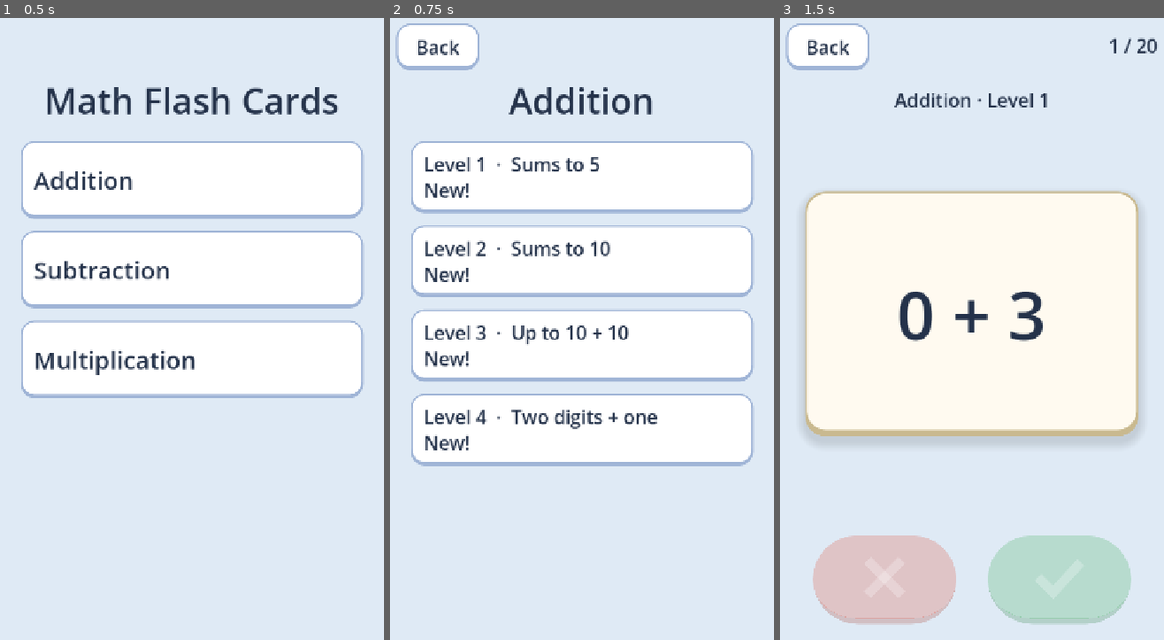
Above: before the commit, frames 1-3 (left to right).
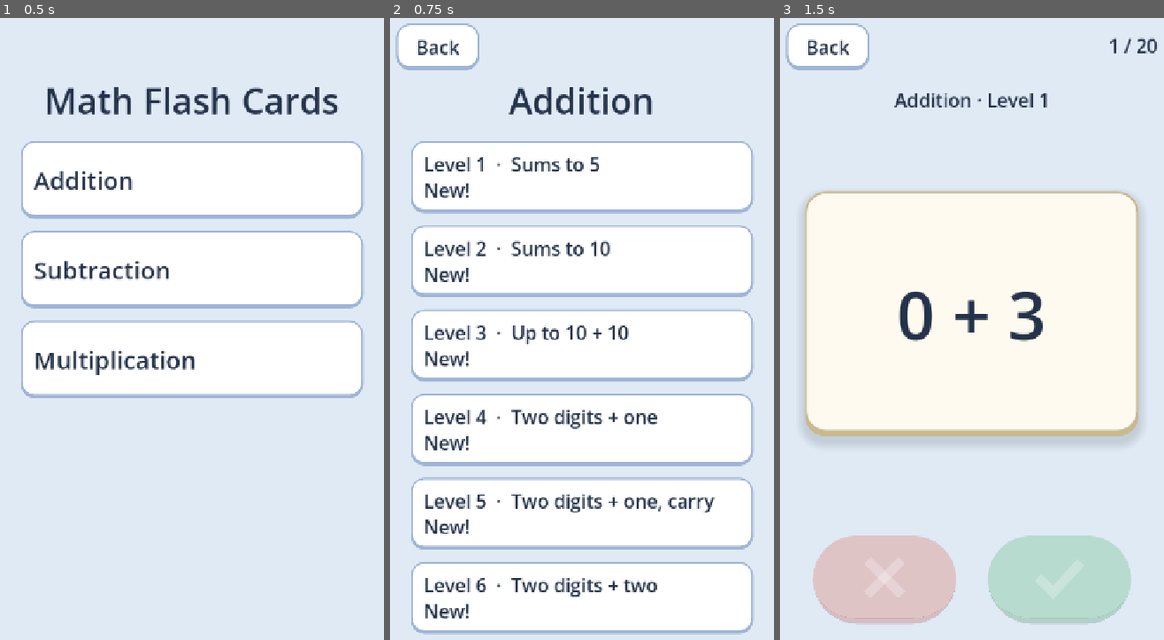
Above: after the commit, the same moments.

Repository: rotarydialer/math-flash
Game: Godot game, scene res://scenes/Main.tscn
The game is run twice, just before and just after one commit, with the same random seed, the same clock (stepped at 60 frames per second) and the same inputs.
Inputs:
- Up to frame 1 (0.5 s): no input
- Up to frame 2 (0.75 s): click "Addition" at 0.5 s
- Up to frame 3 (1.5 s): click "Level 1 · Sums to 5 New!" at 1.25 s

Frame 1 is identical in both runs. In frame 2, 20% of the frame differs, in the area x 5-95%, y 73-100%; in frame 3, nothing differs.

Commit message:
feat: more addition

Diff:
--- a/data/categories.gd
+++ b/data/categories.gd
@@ -8,6 +8,7 @@
 ##   a, b          inclusive [lo, hi] range for each operand
 ##   max_result    drop facts whose answer is above this
 ##   no_regroup    drop facts that need carrying or borrowing in any column
+##   regroup_only  keep only facts that need carrying or borrowing
 ##   both_orders   also deal each fact the other way round (b op a), for times tables
 ##   hint          short range description shown under the level name
 ## Facts with a negative answer are always dropped, so subtraction ranges can be written loosely.
@@ -23,6 +24,8 @@
 			{"hint": "Sums to 10", "a": [0, 10], "b": [0, 10], "max_result": 10},
 			{"hint": "Up to 10 + 10", "a": [0, 10], "b": [0, 10]},
 			{"hint": "Two digits + one", "a": [10, 99], "b": [1, 9], "no_regroup": true},
+			{"hint": "Two digits + one, carry", "a": [10, 99], "b": [1, 9], "regroup_only": true},
+			{"hint": "Two digits + two", "a": [10, 99], "b": [10, 99], "no_regroup": true},
 		],
 	},
 	{
--- a/scripts/problems.gd
+++ b/scripts/problems.gd
@@ -53,6 +53,8 @@
 			continue
 		if level_cfg.get("no_regroup", false) and _regroups(a, op, b):
 			continue
+		if level_cfg.get("regroup_only", false) and not _regroups(a, op, b):
+			continue
 		facts.append(p)
 	return facts
 
--- a/tests/test_problems.gd
+++ b/tests/test_problems.gd
@@ -73,12 +73,18 @@
 					ok = ok and p["answer"] <= cfg["max_result"]
 				if cfg.get("no_regroup", false):
 					ok = ok and not Problems._regroups(p["a"], cfg["op"], p["b"])
+				if cfg.get("regroup_only", false):
+					ok = ok and Problems._regroups(p["a"], cfg["op"], p["b"])
 				keys[p["key"]] = true
 			_check(ok, "%s facts are in range with correct, non-negative answers" % name)
 			_check(keys.size() == facts.size(), "%s facts are all distinct" % name)
 	_check(Problems.all_facts(Categories.level(&"addition", 1)).size() == 21, "sums to 5 is 21 facts")
 	_check(Problems.all_facts(Categories.level(&"addition", 2)).size() == 66, "sums to 10 is 66 facts")
 	_check(Problems.all_facts(Categories.level(&"addition", 3)).size() == 121, "0..10 + 0..10 is 121 facts")
+	# levels 4 and 5 split two-digit + one-digit exactly into no-carry and carry
+	_check(Problems.all_facts(Categories.level(&"addition", 4)).size()
+		+ Problems.all_facts(Categories.level(&"addition", 5)).size() == 90 * 9,
+		"addition 4 and 5 together cover every two-digit + one-digit fact")
 	# subtraction mirrors addition: each addition fact has exactly one take-away partner
 	_check(Problems.all_facts(Categories.level(&"subtraction", 1)).size() == 21, "from 5 or less is 21 facts")
 	_check(Problems.all_facts(Categories.level(&"subtraction", 2)).size() == 66, "from 10 or less is 66 facts")
Not shown, changed: README.md
